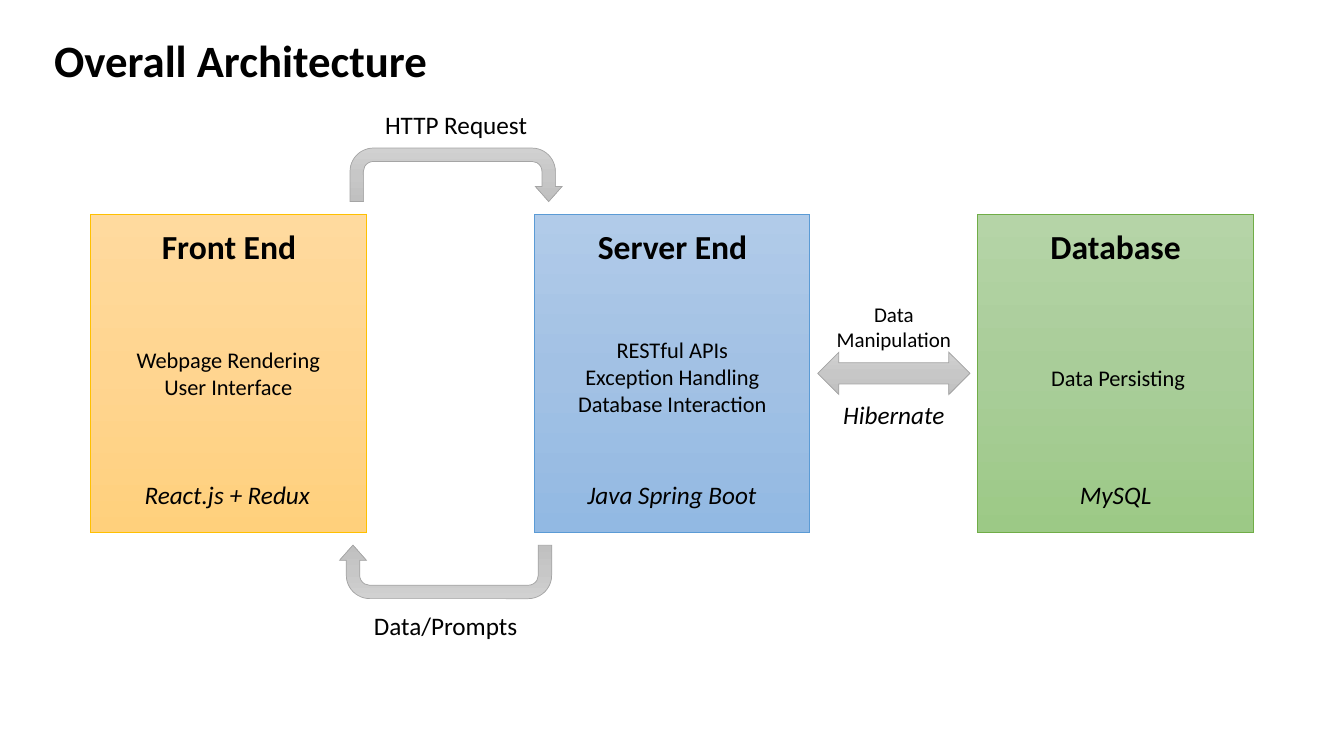
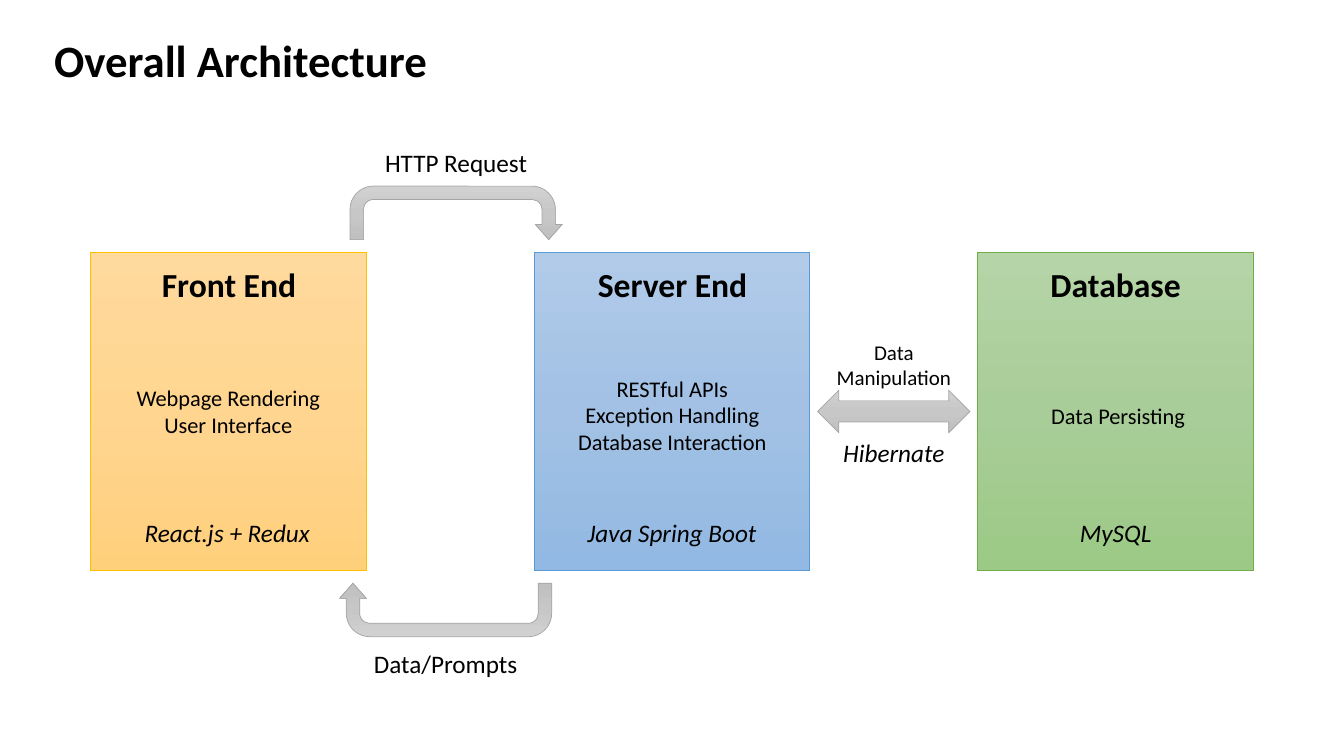
Before and after one commit to alexliuhust/PersonalProjectMT, a slide deck: slide 2 of TechPresentation.pptx. Drawn at 1344x756 pixels with LibreOffice and Linux fonts; fonts in the diff are those of the drawing. Boxes give left, top, right and bottom in pixels: in the first picture for what was removed or moved away, otherwise in the second. Text is boxed around its words. In the diff, an @@ line names an element or a change of style, - is before the commit and + after.

Commit message:
React + Redux Architecture

```diff
--- a/TechPresentation.pptx
+++ b/TechPresentation.pptx
@@ 13 texts, 3 rectangles, 2 uturn arrows, 1 left right arrow: place and size @@
-13 texts, 3 rectangles, 2 uturn arrows, 1 left right arrow at [91, 117, 1253, 639]
+13 texts, 3 rectangles, 2 uturn arrows, 1 left right arrow at [91, 155, 1253, 677]
```
Also in this commit, not shown: 1 slide added, 1 slide removed.
